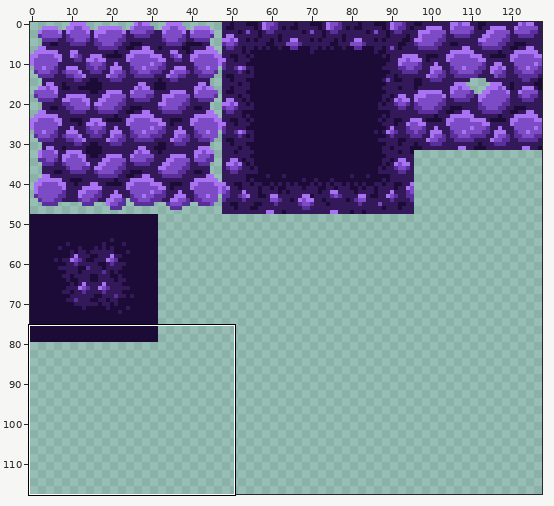
Edited in one commit: pixel-art file (GMTK Jam 2025/Assets/Sprites/Tilesets/CavernTileset.aseprite). Above: a wide view before the commit, with the close-up outlined.
Close-up. Earlier state:
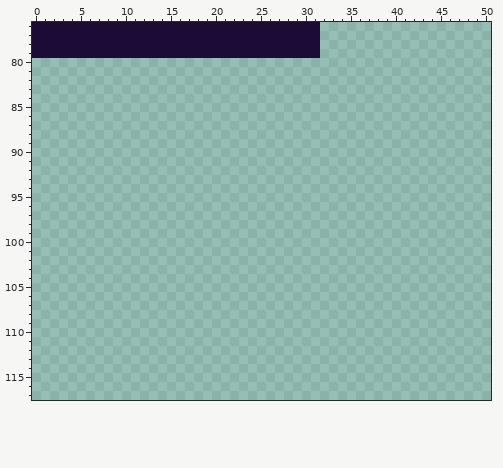
128x128 pixels, 1 frame. Shown: x 0..50, y 76..117. The wide view leaves out empty margins.
Once edited:
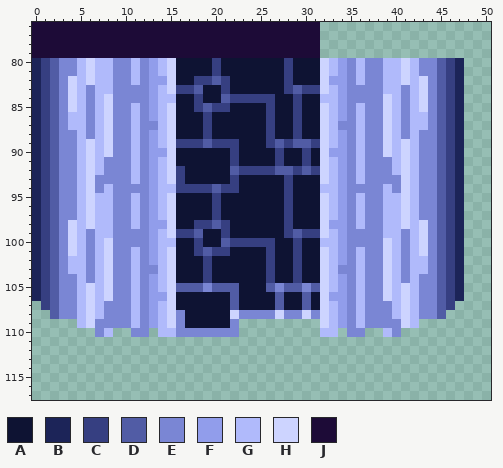
Palette (. is transparent): A #0e1333  B #1c2458  C #363f81  D #515ca5  E #7a86d4  F #919deb  G #b0bafb  H #cdd4ff  J #1d0b37
Change:
y 80..81: x 0..47 ................................................ -> BCDEEGHGGEEGEFGHAAAACAAAAAAACAAAHGFEGEEGGHGEEDCB
y 82: x 0..47 ................................................ -> BCDEHGHGGEEGEFFHAACCDCAAAAAACAAAHFFEGEEGGHGHEDCB
y 83: x 0..47 ................................................ -> BCDEHGEGGEEEEFGHCCDAACAAAAAACDCCHGFEEEEGGEGHEDCB
y 84: x 0..47 ................................................ -> BCDEHGEGHEEEEFGGAACAADCCCCCAACAAGGFEEEEHGEGHEDCB
y 85: x 0..47 ................................................ -> BCDEHGEGHEEGEFGHAACDCCAAAACAACAAHGFEGEEHGEGHEDCB
y 86: x 0..47 ................................................ -> BCDEGGEGHEEGEFGHAAACAAAAAACAACAAHGFEGEEHGEGGEDCB
y 87: x 0..47 ................................................ -> BCDEGGEGHEEGEEGHAAACAAAAAACAACAAHGEEGEEHGEGGEDCB
y 88: x 0..47 ................................................ -> BCDEEGEGHEEGEFGHAAACAAAAAACAACAAHGFEGEEHGEGEEDCB
y 89: x 0..47 ................................................ -> BCDEEGHGHEEGEFGHCCCDCCCAAACDCDDCHGFEGEEHGHGEEDCB
y 90: x 0..47 ................................................ -> BCDEEGHGHEEGEFFHAAAAAACAAAACAACAHFFEGEEHGHGEEDCB
y 91: x 0..47 ................................................ -> BCDEEGHGEEEGEFGHAAAAAACAAAACAACAHGFEGEEEGHGEEDCB
y 92: x 0..47 ................................................ -> BCDEEGHGEEEGEFGHCAAAAADCCCCDDCDCHGFEGEEEGHGEEDCB
y 93: x 0..47 ................................................ -> BCDEEGHEEEEGEFGHCAAAAACAAAAACAAAHGFEGEEEEHGEEDCB
y 94: x 0..47 ................................................ -> BCDEEGHEGEEEEFGGCCCCDCCAAAAACAAAGGFEEEEGEHGEEDCB
y 95..97: x 0..47 ................................................ -> BCDEEGHGGEEGEFGHAAAACAAAAAAACAAAHGFEGEEGGHGEEDCB
y 98: x 0..47 ................................................ -> BCDEHGHGGEEGEFFHAACCDCAAAAAACAAAHFFEGEEGGHGHEDCB
y 99: x 0..47 ................................................ -> BCDEHGEGGEEEEFGHCCDAACAAAAAACDCCHGFEEEEGGEGHEDCB
y 100: x 0..47 ................................................ -> BCDEHGEGHEEEEFGGAACAADCCCCCAACAAGGFEEEEHGEGHEDCB
y 101: x 0..47 ................................................ -> BCDEHGEGHEEGEFGHAACDCCAAAACAACAAHGFEGEEHGEGHEDCB
y 102: x 0..47 ................................................ -> BCDEGGEGHEEGEFGHAAACAAAAAACAACAAHGFEGEEHGEGGEDCB
y 103: x 0..47 ................................................ -> BCDEGGEGHEEGEEGHAAACAAAAAACAACAAHGEEGEEHGEGGEDCB
y 104: x 0..47 ................................................ -> BCDEEGEGHEEGEFGHAAACAAAAAACAACAAHGFEGEEHGEGEEDCB
y 105: x 0..47 ................................................ -> BCDEEGHGHEEGEFGHDDDEDDDAAADEDDEDHGFEGEEHGHGEEDCB
y 106: x 0..47 ................................................ -> BCDEEGHGHEEGEFFHAAAAAADAAAADAADAHFFEGEEHGHGEEDCB
y 107: x 1..46 .............................................. -> CDEEGHGEEEGEFGHAAAAAADAAAADAADAHGFEGEEEGHGEEDC
y 108: x 2..45 ............................................ -> DEEGHGEEEGEFGHEAAAAAHEEEEHEEHEHGFEGEEEGHGEED
y 109: x 5..22 .................. -> GHEEEEGEFGHEAAAAAE; x 32..42 ........... -> HGFEGEEEEHG
y 110: x 7..8 .. -> EG; x 11..12 .. -> EE; x 14..22 ......... -> GGEEEEEEE; x 32..33 .. -> GG; x 35..36 .. -> EE; x 39..40 .. -> GE
Where, in picture pixels (left, top, right, bottom), the same in both close-ups:
added: (32, 58, 464, 337)
